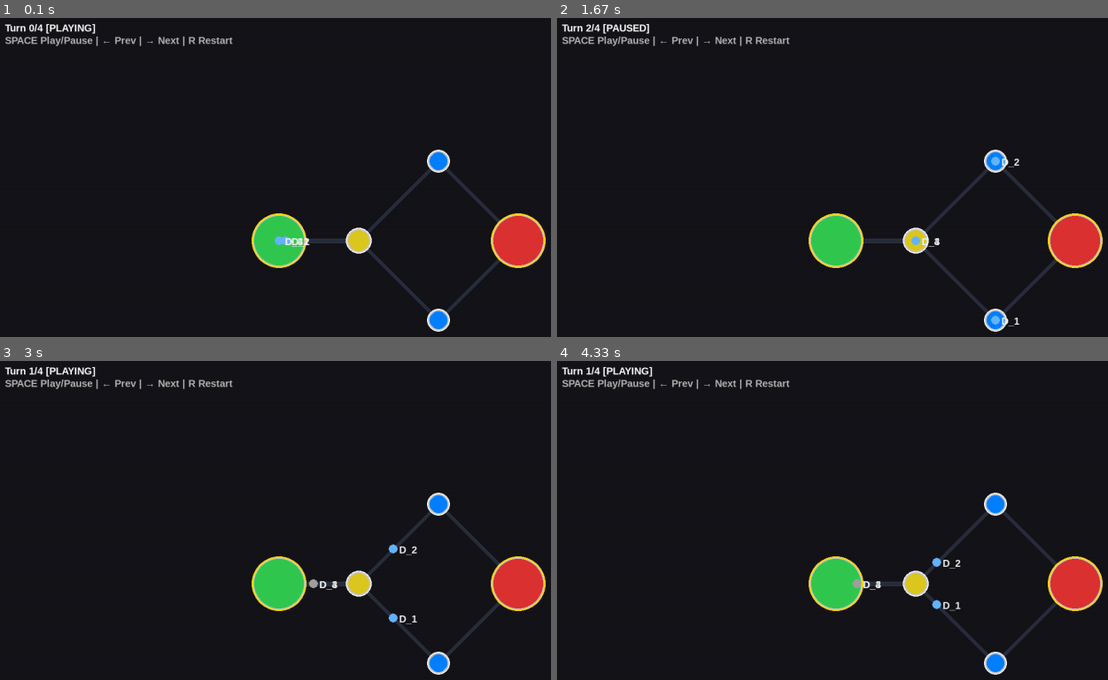
Above: before the commit, frames 1-4 (two rows, left to right).
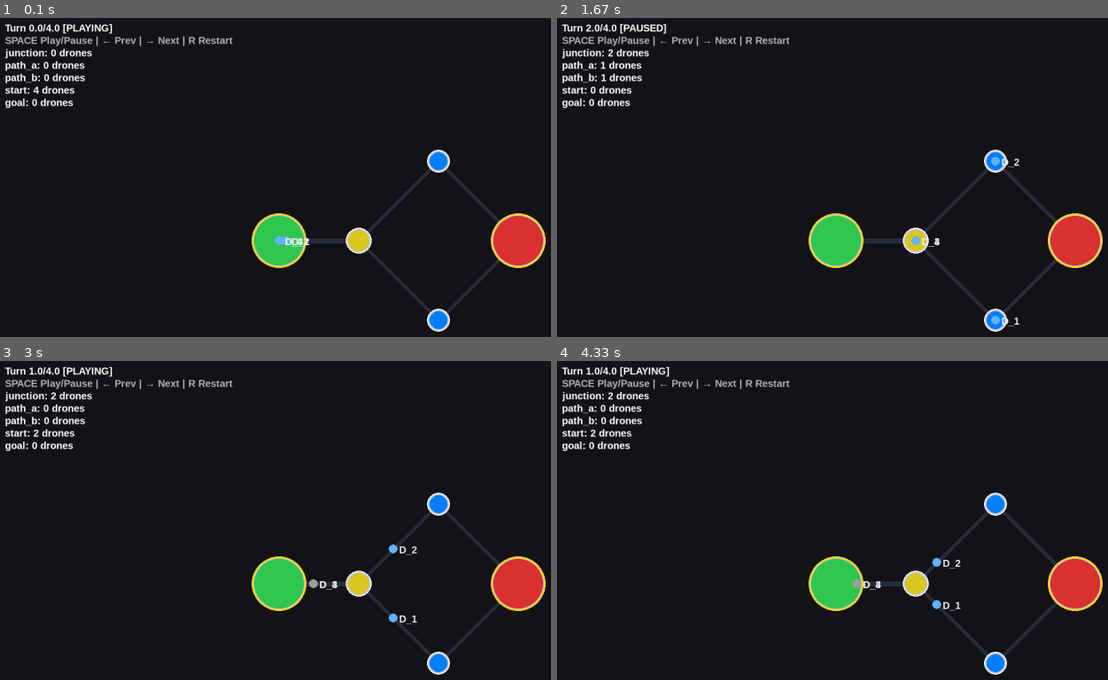
Above: after the commit, the same moments.

Repository: Irohs6/fly_in_v2
Game: pygame game, started from main.py
Two runs of this game, one before a commit and one after it. Both use one fixed random seed, a clock stepped at 60 frames per second and the inputs below.
Inputs (mouse positions are in pixels of both pictures, inside the frame that each line leads up to):
- Up to frame 1 (0.1 s): no input
- Up to frame 2 (1.67 s): hold Right 0.33-0.8 s; move the mouse to (926, 260) at 0.37 s; click (595, 88) at 0.88 s, where only the run after the commit has a clickable "start: 2 drones"; hold Right 1.17-1.63 s; move the mouse to (959, 270) at 1.2 s
- Up to frame 3 (3 s): hold Left 1.67-2.2 s; click (154, 517) at 2.28 s; tap Space at 2.57 s; click (490, 622) at 2.95 s
- Up to frame 4 (4.33 s): hold Left 3.23-3.63 s; move the mouse to (749, 418) at 3.27 s; tap Space at 3.3, 3.6, 4.07 s; click (595, 431) at 3.72 s, where only the run after the commit has a clickable "start: 4 drones"; hold Right from 4 s (still down); move the mouse to (672, 571) at 4.03 s

The runs differ from the first frame. In frame 1, 1.3% of the frame differs, in the area x 0-21%, y 1-29%; in frame 2, 1.2%; in frame 3, 1.3%; in frame 4, 1.3%.

Commit message:
update: optimisation du code

Diff:
--- a/assets/maps/challenger/01_the_impossible_dream.txt
+++ b/assets/maps/challenger/01_the_impossible_dream.txt
@@ -6,7 +6,7 @@
 nb_drones: 25
 
 # === LAYER 0: The Nightmare Begins ===
-start_hub: start 0 0 [color=green]
+start_hub: start 1 0 [color=green]
 
 # Single-file entry gates (extreme bottleneck)
 hub: gate_hell1 2 0 [color=red capacity=1]
--- a/main.py
+++ b/main.py
@@ -4,12 +4,14 @@
 
 def main() -> int:
     import sys
+    import os
 
     map_path = (
         sys.argv[1]
         if len(sys.argv) > 1
         else "assets/maps/easy/02_simple_fork.txt"
     )
+    print("MAP", os.getenv("MAP"))
     try:
         controller = Controller(map_path)
         controller.run()
--- a/pyrightconfig.json
+++ /dev/null
@@ -1,5 +0,0 @@
-{
-  "venvPath": ".",
-  "venv": ".venv",
-  "pythonVersion": "3.13"
-}
--- a/src/controller/controller.py
+++ b/src/controller/controller.py
@@ -4,8 +4,8 @@
 from src.model.graph import Graph
 from src.model.simulation import Simulation
 from src.view.pygame_view import PygameView
+from src.view.terminal import TerminalView
 from src.model.pathfinder import Dijkstra
-from src.model.recorder import Recorder
 
 
 class Controller:
@@ -19,7 +19,6 @@
         self.graph: Graph | None = None
         self.simulation: Simulation | None = None
         self.view: PygameView | None = None
-        self.recorder: Recorder | None = None
 
         self._initialize()
 
@@ -37,9 +36,7 @@
         # Create the simulation.
         self.simulation = Simulation(
             self.graph,
-            debug=False,
             pathfinder=pathfinder,
-            recorder=self.recorder,
         )
 
         # Create all drones and calculate their initial paths.
@@ -48,7 +45,8 @@
         )
 
         # Run the simulation.
-        self.simulation.simulate()
+        turns = self.simulation.simulate()
+        TerminalView().display(turns)
 
         # Create the visual representation.
         self.view = PygameView(
--- a/src/model/drone.py
+++ b/src/model/drone.py
@@ -6,11 +6,11 @@
     def __init__(
         self,
         drone_id: str,
-        current_zone: Hub | None = None
+        current_zone: Hub
     ) -> None:
         self.drone_id = drone_id
 
-        self.current_zone: Hub | None = None
+        self.current_zone: Hub = current_zone
         self.previous_zone: Hub | None = None
 
         self.path: list[Hub] = []
@@ -24,9 +24,6 @@
 
         self.traveled_path: list[Hub] = []
 
-        if current_zone is not None:
-            self.place_at(current_zone)
-
     def move_to_zone(
         self,
         connection: Connection,
@@ -36,12 +33,7 @@
             raise RuntimeError(
                 f"Drone {self.drone_id} is not currently in any hub."
             )
-
         old_zone = self.current_zone
-
-        connection.add_nb_drone()
-        zone.add_nb_drone()
-        old_zone.remove_nb_drone()
 
         self.previous_zone = old_zone
         self.current_zone = zone
@@ -50,19 +42,6 @@
         self._complete_path_step(zone)
 
         self.status = "moving"
-
-    def place_at(self, zone: Hub) -> None:
-        """Place initialement le drone dans une zone."""
-
-        if self.current_zone is not None:
-            raise RuntimeError(
-                f"{self.drone_id} is already placed in a zone."
-            )
-
-        zone.add_nb_drone()
-
-        self.current_zone = zone
-        self.traveled_path.append(zone)
 
     def begin_transit(
         self,
@@ -75,10 +54,6 @@
                 f"Drone {self.drone_id} is already in transit."
             )
         old_zone = self.current_zone
-
-        connection.add_nb_drone()
-        destination.add_nb_drone()
-        old_zone.remove_nb_drone()
 
         self.previous_zone = old_zone
         self.current_zone = None
@@ -145,6 +120,9 @@
     def reroute(self) -> None:
         self.status = "rerouting"
 
+    def moving(self) -> None:
+        self.status = "moving"
+
     def idle(self) -> None:
         self.status = "idle"
 
--- a/src/model/recorder.py
+++ b/src/model/recorder.py
@@ -1,6 +1,10 @@
 from .drone import Drone
 from .hub import Hub
-from .replay import DroneReplayState, ReplayFrame
+from .replay import (
+    DroneReplayState,
+    HubReplayState,
+    ReplayFrame,
+)
 
 
 class Recorder:
@@ -21,15 +25,17 @@
 
             drone_states[drone.drone_id] = state
 
-        hub_counts = {
-            name: hub.nb_drone
-            for name, hub in hubs.items()
-        }
+        hub_states: dict[str, HubReplayState] = {}
+
+        for hub_id, hub in hubs.items():
+            hub_states[hub_id] = HubReplayState(
+                nb_drones=hub.nb_drone,
+            )
 
         frame = ReplayFrame(
             turn=turn,
             drones=drone_states,
-            hub_counts=hub_counts,
+            hubs=hub_states,
         )
 
         self.frames.append(frame)
@@ -50,7 +56,6 @@
         zone_name = drone.current_zone.name
 
         return DroneReplayState(
-            drone_id=drone.drone_id,
             source=zone_name,
             target=zone_name,
             progress=1.0,
@@ -90,7 +95,6 @@
         )
 
         return DroneReplayState(
-            drone_id=drone.drone_id,
             source=source.name,
             target=target.name,
             progress=progress,
--- a/src/model/replay.py
+++ b/src/model/replay.py
@@ -3,7 +3,6 @@
 
 @dataclass
 class DroneReplayState:
-    drone_id: str
     source: str
     target: str
     progress: float
@@ -11,7 +10,12 @@
 
 
 @dataclass
+class HubReplayState:
+    nb_drones: int
+
+
+@dataclass
 class ReplayFrame:
     turn: int
     drones: dict[str, DroneReplayState]
-    hub_counts: dict[str, int]
+    hubs: dict[str, HubReplayState]
--- a/src/model/simulation.py
+++ b/src/model/simulation.py
@@ -12,43 +12,36 @@
     def __init__(
         self,
         graph: Graph,
-        debug: bool,
         pathfinder: Dijkstra | None = None,
-        recorder: Recorder | None = None,
     ) -> None:
         self.graph = graph
         self.drones: list[Drone] = []
-        self.turn = 0
-        self.debug = debug
+        self.turn = 0.
+        self.movements_log: list[dict[str, str]] = []
 
         self.ph = (
             pathfinder
             if pathfinder is not None
             else Dijkstra(graph)
         )
-
-        self.recorder = recorder if recorder is not None else Recorder()
+        self.recorder = Recorder()
 
     def load_drones(self, nb_drones: int) -> None:
         """Crée les drones dans le hub de départ."""
-
+        if self.drones:
+            raise RuntimeError(
+                "Drones have already been loaded."
+            )
         path = self.ph.shortest_path()
-
-        if not path:
-            raise ValueError(
-                "Aucun chemin vers le hub final."
-            )
 
         for index in range(nb_drones):
             drone = Drone(
                 f"D_{index + 1}",
                 current_zone=self.graph.start_zone,
             )
-
             drone.set_path(path[1:])
-
             self.drones.append(drone)
-
+            self.graph.start_zone.add_nb_drone()
         self._record_tour()
 
     # ==============================================================
@@ -63,29 +56,25 @@
     ) -> None:
         """Demande au drone de se déplacer vers une zone cible """
 
-        if target_zone.zone_type == "blocked":
-            raise ValueError(
-                "Cannot move to a blocked zone."
-            )
-
         # Zone normale pleine.
-        if not target_zone.is_available():
+        if not target_zone.is_available() or not connection.is_available():
             drone.reroute()
             return
-        # connexion pleine.
-        if not connection.is_available():
-            drone.reroute()
-            return
 
         if target_zone.zone_type == "restricted":
+            drone.current_zone.remove_nb_drone()
             drone.begin_transit(
                 connection,
                 target_zone,
                 target_zone.transit_duration(),
             )
-            return
-
+            connection.add_nb_drone()
+            target_zone.add_nb_drone()
+            return
+        drone.current_zone.remove_nb_drone()
         drone.move_to_zone(connection, target_zone)
+        target_zone.add_nb_drone()
+        connection.add_nb_drone()
 
     # REROUTAGE
 
@@ -119,7 +108,7 @@
 
         # Le chemin est disponible.
         drone.set_path(path[1:])
-        drone.idle()
+        drone.moving()
 
         return True
 
@@ -208,8 +197,6 @@
                 if not found:
                     drone.wait()
                     return
-
-                # Nouveau chemin.
                 continue
             # Déplacement normal terminé.
             if not drone.in_transit:
@@ -290,30 +277,23 @@
         for connection in self.graph.connections:
             connection.nb_drones = active_transits.get(connection, 0)
 
-    def simulate(self) -> None:
+    def simulate(self) -> list[dict[str, str]]:
         """Simule le déplacement des drones tour par tour."""
         while not self._all_drones_delivered():
             movements: dict[str, str] = {}
+            self.movements_log.append(movements)
 
             for drone in self.drones:
                 self._process_drone(drone, movements)
             self._update_connections()
 
             self.turn += 1
-            self._print_turn(movements)
             self._record_tour()
+        return self.movements_log
 
     # ==============================================================
     # RECORD
     # ==============================================================
-
-    @property
-    def tours(self) -> list[dict[str, str | None]]:
-        return self.recorder.tours
-
-    @property
-    def replay_frames(self) -> list[dict[str, object]]:
-        return self.recorder.replay_frames
 
     def _record_tour(self) -> None:
         """Enregistre l'état courant pour le replay."""
@@ -323,69 +303,3 @@
             self.drones,
             self.graph.hubs,
         )
-
-    # ==============================================================
-    # AFFICHAGE
-    # ==============================================================
-
-    def _print_turn(
-        self,
-        movements: dict[str, str],
-    ) -> None:
-        """Affiche un résumé lisible du tour courant."""
-
-        delivered: list[str] = []
-        transit: list[str] = []
-        waiting: list[str] = []
-
-        for drone in self.drones:
-
-            if drone.current_zone == self.graph.end_zone:
-                delivered.append(drone.drone_id)
-                continue
-
-            if drone.in_transit:
-                transit.append(drone.drone_id)
-
-            if (
-                drone.drone_id not in movements
-                and not drone.in_transit
-            ):
-                waiting.append(drone.drone_id)
-
-        print()
-        print("=" * 70)
-        print(f"TURN {self.turn}")
-        print("=" * 70)
-
-        if movements:
-            print("\nMOVEMENTS")
-            print("-" * 70)
-
-            for drone_id, movement in movements.items():
-                print(f"{drone_id:<8} {movement}")
-
-        else:
-            print("\nMOVEMENTS : none")
-
-        if transit:
-            print(
-                f"\nIN TRANSIT ({len(transit)}): "
-                + ", ".join(transit)
-            )
-
-        if waiting:
-            print(
-                f"WAITING    ({len(waiting)}): "
-                + ", ".join(waiting)
-            )
-
-        print()
-        print("-" * 70)
-        print(
-            f"Moved: {len(movements):<3} | "
-            f"Transit: {len(transit):<3} | "
-            f"Waiting: {len(waiting):<3} | "
-            f"Delivered: {len(delivered)}/{len(self.drones)}"
-        )
-        print("=" * 70)
--- a/src/parser/parser.py
+++ b/src/parser/parser.py
@@ -1,5 +1,3 @@
-from pathlib import Path
-import sys
 import math
 from typing import TypedDict
 
@@ -299,81 +297,3 @@
 
             else:
                 raise ParseError(f"Ligne {nb_line}: ligne inconnue: {line!r}")
-
-
-# ============================
-# Formatage du résultat
-# ============================
-
-
-def _format_hub(hub: HubDict) -> str:
-    return (
-        f"{hub['name']} ({hub['x']}, {hub['y']}) "
-        f"zone={hub['zone_type']} color={hub['color']} "
-        f"cap={hub['capacity']}"
-    )
-
-
-def _format_connection(connection: ConnectionDict) -> str:
-    return (
-        f"{connection['source']} -> {connection['target']} "
-        f"cap={connection['capacity']}"
-    )
-
-
-def format_parsing_result(data: ParsedMap) -> str:
-    start_hub = data["start_hub"]
-    end_hub = data["end_hub"]
-    hubs = data["hubs"]
-    connections = data["connections"]
-
-    lines = [
-        "=== Parsing Fly-in ===",
-        f"Carte       : {data['map_path']}",
-        f"Nb drones   : {data['nb_drones']}",
-        f"Start hub   : {_format_hub(start_hub)}",
-        f"End hub     : {_format_hub(end_hub)}",
-        f"Hubs ({len(hubs)}):",
-    ]
-
-    for hub in hubs:
-        lines.append(f"  - {_format_hub(hub)}")
-
-    lines.append(f"Connections ({len(connections)}):")
-    for connection in connections:
-        lines.append(f"  - {_format_connection(connection)}")
-
-    return "\n".join(lines)
-
-
-# ============================
-# Main
-# ============================
-
-
-def main() -> int:
-    from src.controller.controller import Controller
-
-    project_root = Path(__file__).resolve().parents[2]
-    default_map = (
-        project_root / "assets" / "maps" / "easy" / "02_simple_fork.txt"
-    )
-
-    if len(sys.argv) > 1:
-        file_path = sys.argv[1]
-    else:
-        file_path = str(default_map)
-
-    controller = Controller(file_path)
-    try:
-        data = controller.load_map()
-    except (FileNotFoundError, ParseError) as exc:
-        print(f"Erreur: {exc}")
-        return 1
-
-    print(format_parsing_result(data))
-    return 0
-
-
-if __name__ == "__main__":
-    raise SystemExit(main())
--- a/src/view/graph_renderer.py
+++ b/src/view/graph_renderer.py
@@ -1,6 +1,11 @@
 import math
 import pygame
+
+from src.model.graph import Graph
+from src.model.hub import Hub
 from .sprite.hub_sprite import HubSprite
+from .utils.camera import Camera
+from .utils.coordinate_system import CoordinateSystem
 
 
 # ───────────────────────────────────────────────
@@ -9,8 +14,6 @@
 
 
 class HubRenderer:
-    BG_COLOR = (20, 20, 25)
-
     COLOR_MAP = {
         "black": (40, 40, 45),
         "blue": (0, 128, 255),
@@ -36,13 +39,8 @@
     HUB_SCALE = 3
     HUB_MIN_RADIUS = 20
     HUB_MAX_RADIUS = 55
-    TEXT_COLOR = (255, 255, 255)
 
-    def __init__(self, font, font_small):
-        self.font = font
-        self.font_small = font_small
-
-    def radius(self, zone, zoom):
+    def radius(self, zone: Hub, zoom: float) -> int:
         # Rayon calculé en fonction de la capacité maximale du hub
         hub_radius = self.HUB_BASE_RADIUS + zone.capacity * self.HUB_SCALE
 
@@ -53,7 +51,8 @@
         # Application du zoom
         return max(4, int(hub_radius * zoom))
 
-    def draw(self, screen: pygame.Surface, zone, position: tuple[int, int],
+    def draw(self, screen: pygame.Surface, zone: Hub,
+             position: tuple[int, int],
              zoom: float, is_start: bool = False,
              is_end: bool = False) -> None:
         # Couleur du hub
@@ -63,7 +62,7 @@
         hub_radius = self.radius(zone, zoom)
 
         # Dessin du cercle principal
-        HubSprite(zone, radius=hub_radius,
+        HubSprite(radius=hub_radius,
                   color=hub_color).draw(screen, position)
 
         # Dessin du contour (or pour départ/arrivée, blanc sinon)
@@ -79,15 +78,11 @@
 # ───────────────────────────────────────────────
 
 class ConnectionRenderer:
-    BG_COLOR = (20, 20, 25)
     CONN_FILL = (55, 60, 78)
     CONN_BORDER = (40, 45, 60)
     BAND_WIDTH = 9
 
-    def __init__(self, font_small):
-        self.font_small = font_small
-
-    def draw(self, screen: pygame.Surface, connection,
+    def draw(self, screen: pygame.Surface,
              source_position: tuple[int, int],
              target_position: tuple[int, int], zoom: float) -> None:
         # Ne rien dessiner si les deux hubs sont au même endroit
@@ -126,16 +121,21 @@
 class GraphRenderer:
     BG_COLOR = (20, 20, 25)
 
-    def __init__(self, graph, screen, font, font_small, coordinate_system):
+    def __init__(
+        self,
+        graph: Graph,
+        screen: pygame.Surface,
+        coordinate_system: CoordinateSystem,
+    ) -> None:
         self.graph = graph
         self.screen = screen
         self.coord = coordinate_system
         self.world_positions = self.coord.world_positions
 
-        self.hub_renderer = HubRenderer(font, font_small)
-        self.connection_renderer = ConnectionRenderer(font_small)
+        self.hub_renderer = HubRenderer()
+        self.connection_renderer = ConnectionRenderer()
 
-    def draw(self, camera):
+    def draw(self, camera: Camera) -> None:
         screen_width, screen_height = self.screen.get_size()
         self.screen.fill(self.BG_COLOR)
 
@@ -149,7 +149,7 @@
             target_pos = hub_screen_positions.get(connection.target.name)
             if source_pos and target_pos:
                 self.connection_renderer.draw(
-                    self.screen, connection, source_pos, target_pos,
+                    self.screen, source_pos, target_pos,
                     camera.zoom
                 )
 
--- a/src/view/pygame_view.py
+++ b/src/view/pygame_view.py
@@ -32,11 +32,6 @@
 
         pygame.display.set_caption("Fly'in")
 
-        font = pygame.font.SysFont(
-            "times_new_roman",
-            30,
-        )
-
         font_small = pygame.font.SysFont(
             "arial",
             20,
@@ -58,8 +53,6 @@
         renderer = GraphRenderer(
             graph=self.graph,
             screen=screen,
-            font=font,
-            font_small=font_small,
             coordinate_system=coord,
         )
 
@@ -150,6 +143,11 @@
                 font_small,
             )
 
+            replay.draw_info_hub(
+                screen,
+                font_small,
+            )
+
             pygame.display.flip()
 
         pygame.quit()
--- a/src/view/replay_player.py
+++ b/src/view/replay_player.py
@@ -269,3 +269,27 @@
         )
 
         screen.blit(controls, (10, 35))
+
+    def draw_info_hub(
+        self,
+        screen: pygame.Surface,
+        font: pygame.font.Font,
+    ) -> None:
+        """Affiche le nom et le nombre de drones des hubs."""
+
+        if not self.frames:
+            return
+
+        frame = self.frames[self.current_index]
+
+        for index, (hub_id, hub_state) in enumerate(frame.hubs.items()):
+            info = font.render(
+                f"{hub_id}: {hub_state.nb_drones} drones",
+                True,
+                (255, 255, 255),
+            )
+
+            screen.blit(
+                info,
+                (10, 60 + 25 * index),
+            )
--- a/src/view/sprite/hub_sprite.py
+++ b/src/view/sprite/hub_sprite.py
@@ -1,20 +1,12 @@
-from __future__ import annotations
-
-from typing import TYPE_CHECKING
 import pygame
-
-if TYPE_CHECKING:
-    from src.model.zone import Zone
 
 
 class HubSprite:
     def __init__(
         self,
-        zone: "Zone",
         radius: int = 30,
         color: tuple[int, int, int] = (100, 100, 100),
     ):
-        self.zone = zone
         self.color = color
 
         self.radius = radius
@@ -36,10 +28,6 @@
             self.image, self.color, (self.radius, self.radius), self.radius - 5
         )
 
-    def update(self) -> None:
-        # Position calculée à partir de la zone
-        self.rect.center = self.zone.screen_position
-
     def draw(self, screen: pygame.Surface,
              position: tuple[int, int] | None = None) -> None:
         if position is not None:
--- a/src/view/terminal.py
+++ b/src/view/terminal.py
@@ -0,0 +1,15 @@
+from collections.abc import Iterable, Mapping
+
+
+class TerminalView:
+    """Affiche les mouvements dans le format obligatoire du sujet V3."""
+
+    def display(self, turns: Iterable[Mapping[str, str]]) -> None:
+        """Affiche exactement une ligne par tour de simulation."""
+        for movements in turns:
+            print(
+                " ".join(
+                    f"{drone_id}-{destination}"
+                    for drone_id, destination in movements.items()
+                )
+            )
